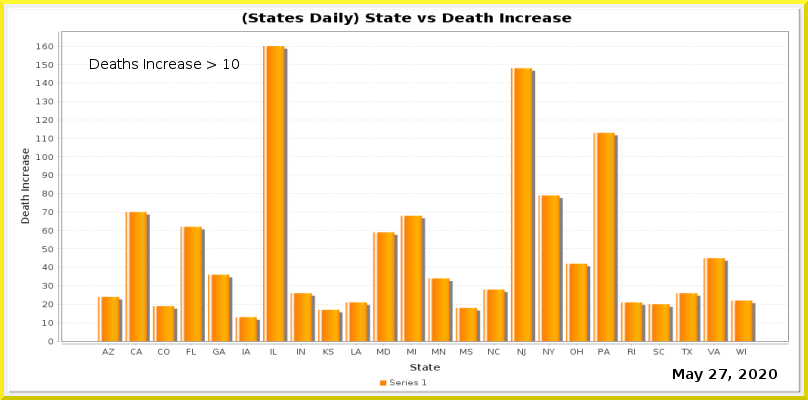
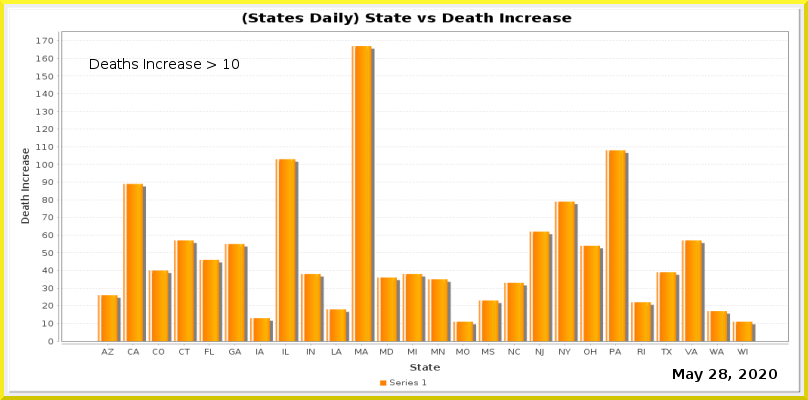
Before/after of a 808x400 layered artwork. What changed in the layer stack:
painted on "Current Date" over (719, 369, 727, 379)
painted on "Date_vs_TestIncrease.png" over (36, 37, 789, 356)
